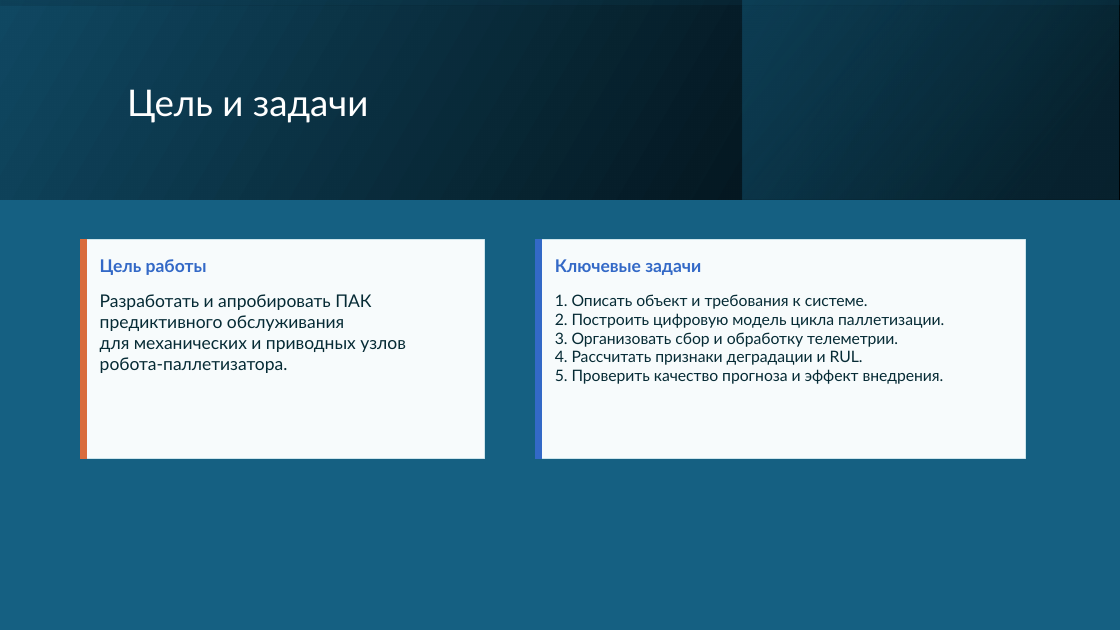
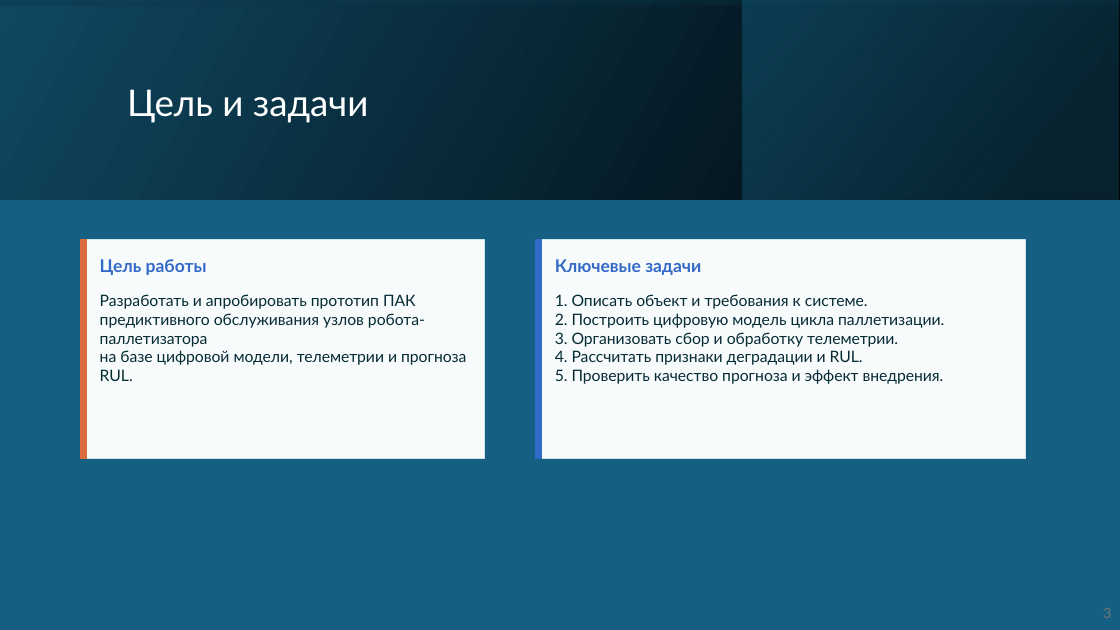
Before and after one commit to LionKMufasa/diplom_mem, a slide deck: slide 3 of вкр/Презентация ВКР 2026 Миронов Егор Максимович.pptx. Drawn at 1120x630 pixels with LibreOffice and Linux fonts; fonts in the diff are those of the drawing. Boxes give left, top, right and bottom in pixels: in the first picture for what was removed or moved away, otherwise in the second. Text is boxed around its words. In the diff, an @@ line names an element or a change of style, - is before the commit and + after.

```diff
--- a/вкр/Презентация ВКР 2026 Миронов Егор Максимович.pptx
+++ b/вкр/Презентация ВКР 2026 Миронов Егор Максимович.pptx
@@ text at (x1=100, y1=294, x2=466, y2=381): text changed; size 15 to 13.5 pt @@
-Разработать и апробировать ПАК предиктивного обслуживания
-для механических и приводных узлов робота-паллетизатора.
+Разработать и апробировать прототип ПАК
+предиктивного обслуживания узлов робота-паллетизатора
+на базе цифровой модели, телеметрии и прогноза RUL.
@@ text added at (x1=1103, y1=608, x2=1111, y2=618), 12 pt, text #797979 @@
+3
```
Also in this commit, not shown: 14 other slides changed, 2 slides added, 2 slides removed, 20 other files.
